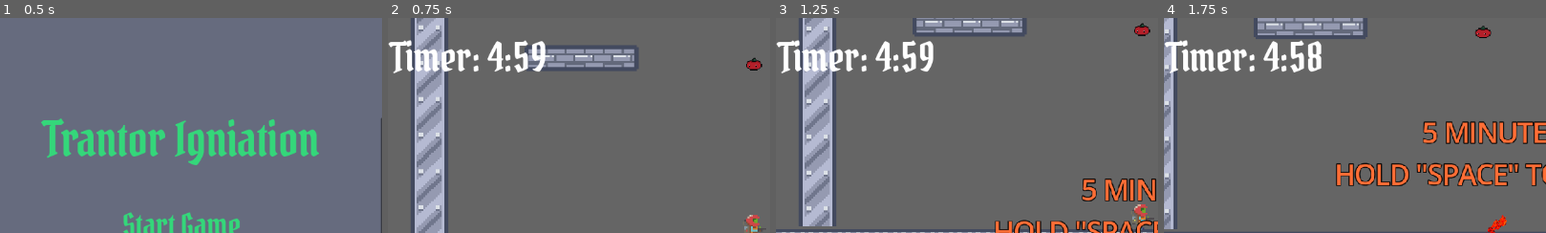
Above: before the commit, frames 1-4 (left to right).
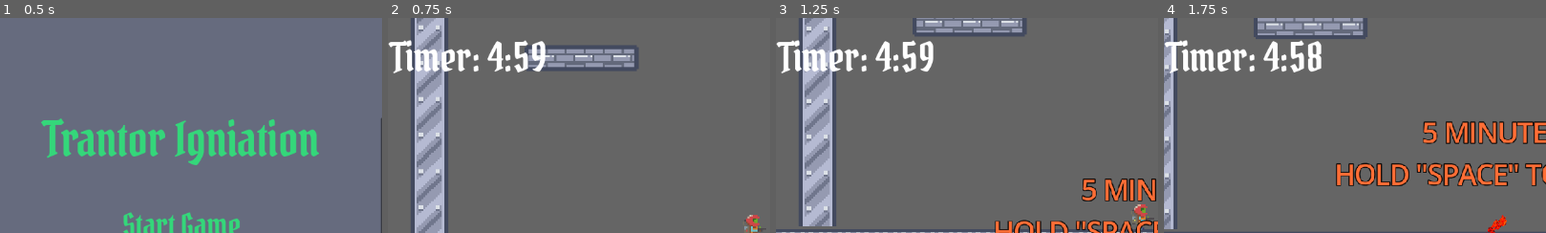
Above: after the commit, the same moments.

Repository: Kerwanc/TrantorIgniation
Game: Godot game, scene res://scenes/main_menu.tscn
Two runs of this game, one before a commit and one after it. Both use one fixed random seed, a clock stepped at 60 frames per second and the inputs below.
Inputs:
- Up to frame 1 (0.5 s): no input
- Up to frame 2 (0.75 s): click "Start Game" at 0.5 s
- Up to frame 3 (1.25 s): no input
- Up to frame 4 (1.75 s): tap Enter (ui_accept) at 1.25, 1.52 s; hold Right (ui_right) from 1.28 s (still down)
The pictures show only the part of the screen within x 2-52%, y 0-50%; the shares and areas given below are measured in that part.

Frame 1 is identical in both runs. In frame 2, 0.2% of the frame differs, in the area x 93-98%, y 18-25%; in frame 3, 0.2%; in frame 4, 0.2%.

Commit message:
feat(level): removed test tomatoes

Diff:
--- a/scenes/game.tscn
+++ b/scenes/game.tscn
@@ -8,7 +8,6 @@
 [ext_resource type="PackedScene" uid="uid://k7ij4mbx6mko" path="res://scenes/chunks/chunk_2.tscn" id="4_gee14"]
 [ext_resource type="PackedScene" uid="uid://c2q3cgveor4i8" path="res://scenes/chunks/chunk_3.tscn" id="5_0tnpc"]
 [ext_resource type="FontFile" uid="uid://b2krdh840t31a" path="res://assets/Fonts/Pirata_One/PirataOne-Regular.ttf" id="5_ca42v"]
-[ext_resource type="PackedScene" uid="uid://de2e2xch0yrh5" path="res://scenes/tomato.tscn" id="5_iywne"]
 [ext_resource type="PackedScene" uid="uid://bbpwuy70o8ysi" path="res://scenes/chunks/chunk_ez.tscn" id="6_vtaks"]
 [ext_resource type="PackedScene" uid="uid://bn165eoaibans" path="res://scenes/chunks/chunk_Tomato.tscn" id="7_0tnpc"]
 [ext_resource type="PackedScene" uid="uid://dnp0dkv7wpwct" path="res://scenes/tile_map.tscn" id="7_kvpfn"]
@@ -131,9 +130,3 @@
 label_settings = SubResource("LabelSettings_gee14")
 horizontal_alignment = 1
 uppercase = true
-
-[node name="tomato" parent="." unique_id=2130285749 instance=ExtResource("5_iywne")]
-position = Vector2(-9, 88)
-
-[node name="tomato2" parent="." unique_id=1671001491 instance=ExtResource("5_iywne")]
-position = Vector2(-20, 474)
